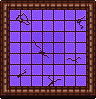
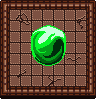
Comparing the layer stacks of the two (96, 99) images. Changes:
added layer "Layer 26" above "Layer 28" over left=51, top=36, right=60, bottom=41
added layer "Layer 20 copy" above "Layer 24" over left=31, top=25, right=66, bottom=66
hid "Layer 6" over left=10, top=10, right=86, bottom=20
hid "Layer 5" over left=10, top=21, right=86, bottom=31
hid "Layer 4" over left=10, top=32, right=86, bottom=42
hid "Layer 3" over left=10, top=42, right=86, bottom=53
hid "Layer 2" over left=10, top=54, right=86, bottom=64
hid "Layer 1" over left=10, top=65, right=86, bottom=75
hid "case active 1" over left=10, top=76, right=86, bottom=86
